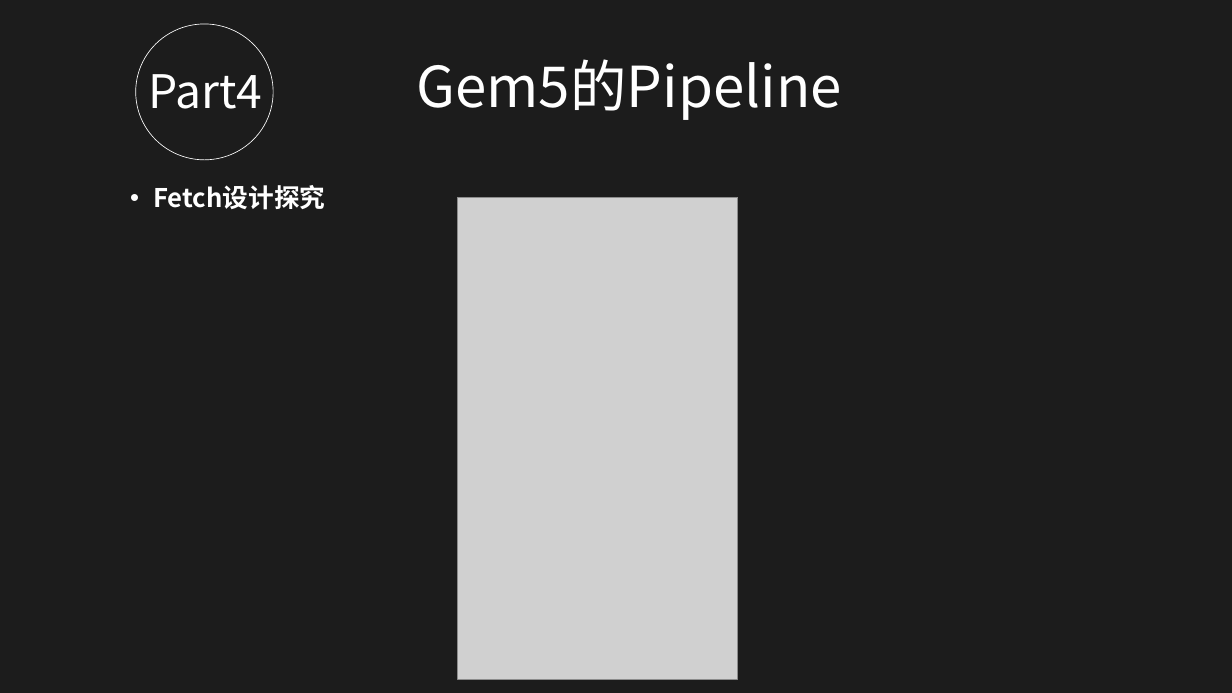
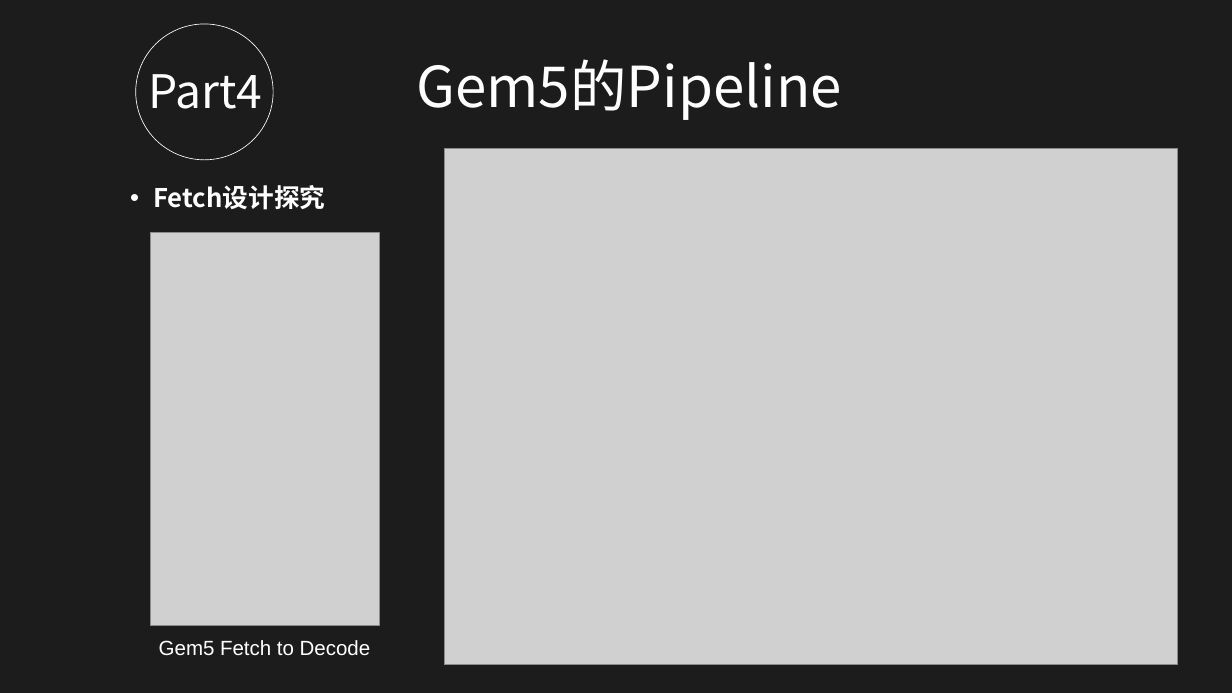
Before and after one commit to oliverxyy/gem5-source-code-learning, a slide deck: slide 40 of doc/gem5.pptx. Drawn at 1232x693 pixels with LibreOffice and Linux fonts; fonts in the diff are those of the drawing; grey boxes stand for pictures; background and template pictures are left out; a plain dark background stands for a picture behind light text. Boxes give left, top, right and bottom in pixels: in the first picture for what was removed or moved away, otherwise in the second. Text is boxed around its words. In the diff, an @@ line names an element or a change of style, - is before the commit and + after.

Commit message:
update gem5 ppt

```diff
--- a/doc/gem5.pptx
+++ b/doc/gem5.pptx
@@ picture added at (x1=445, y1=149, x2=1177, y2=665) @@
@@ picture resized from (x1=457, y1=197, x2=738, y2=679) to (x1=151, y1=233, x2=380, y2=626) @@
@@ text added at (x1=159, y1=640, x2=371, y2=655), 16 pt, text #FFFFFF @@
+Gem5 Fetch to Decode
```
Also in this commit, not shown: 3 other slides changed, 1 slide added, 1 slide removed.
